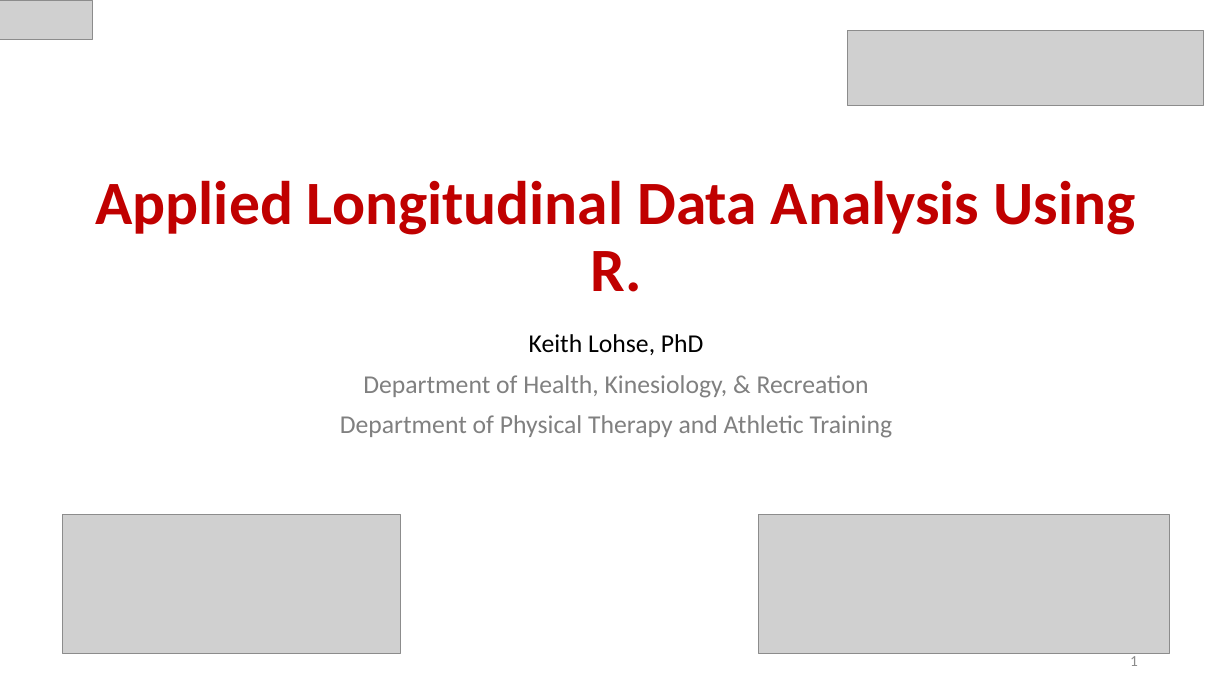
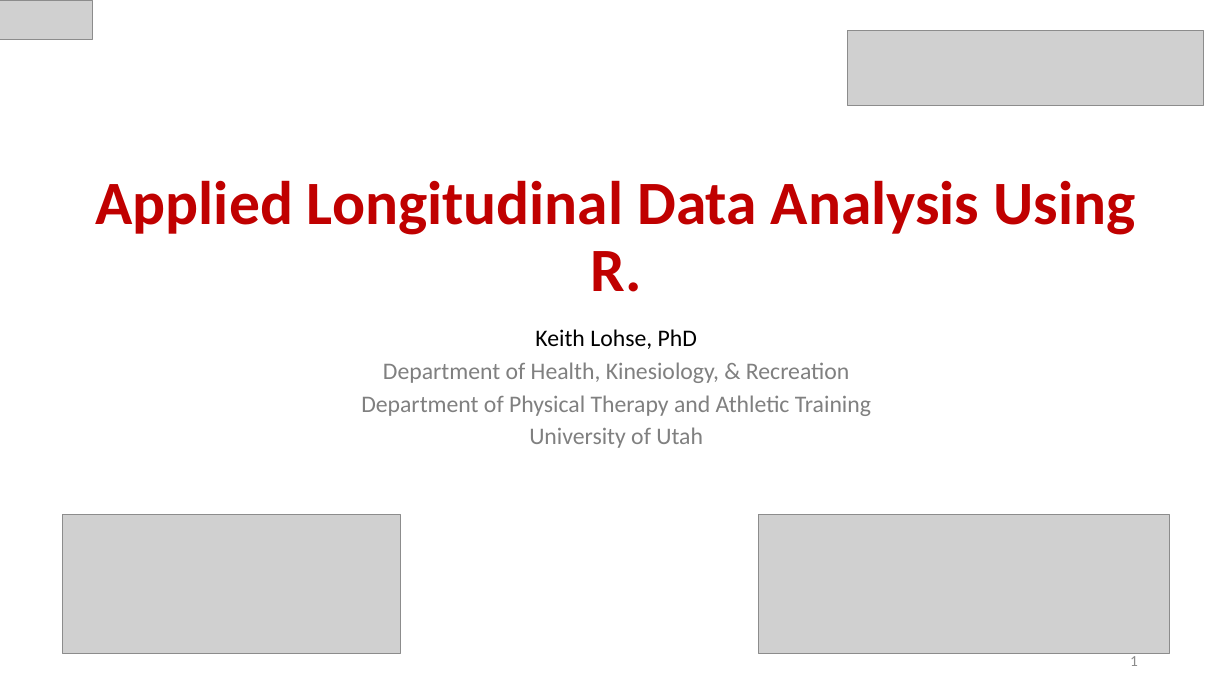
Before and after one commit to keithlohse/LMER_Clinical_Science, a slide deck: slide 1 of lohse ACRM 2017 workshop.pptx. Drawn at 1232x693 pixels with LibreOffice and Linux fonts; fonts in the diff are those of the drawing; grey boxes stand for pictures. Boxes give left, top, right and bottom in pixels: in the first picture for what was removed or moved away, otherwise in the second. Text is boxed around its words. In the diff, an @@ line names an element or a change of style, - is before the commit and + after.

```diff
--- a/lohse ACRM 2017 workshop.pptx
+++ b/lohse ACRM 2017 workshop.pptx
@@ subtitle at (361, 329, 871, 416): size 20 to 18.5 pt in "Keith Lohse, PhD", "Department of Health, Kinesiology, & Recreation", "Department of Physical Therapy and Athletic Training"; line spacing 0.9 to 0.7 @@
@@ subtitle at (529, 427, 703, 448): paragraph added @@
+University of Utah
```
Also in this commit, not shown: 3 other files.
